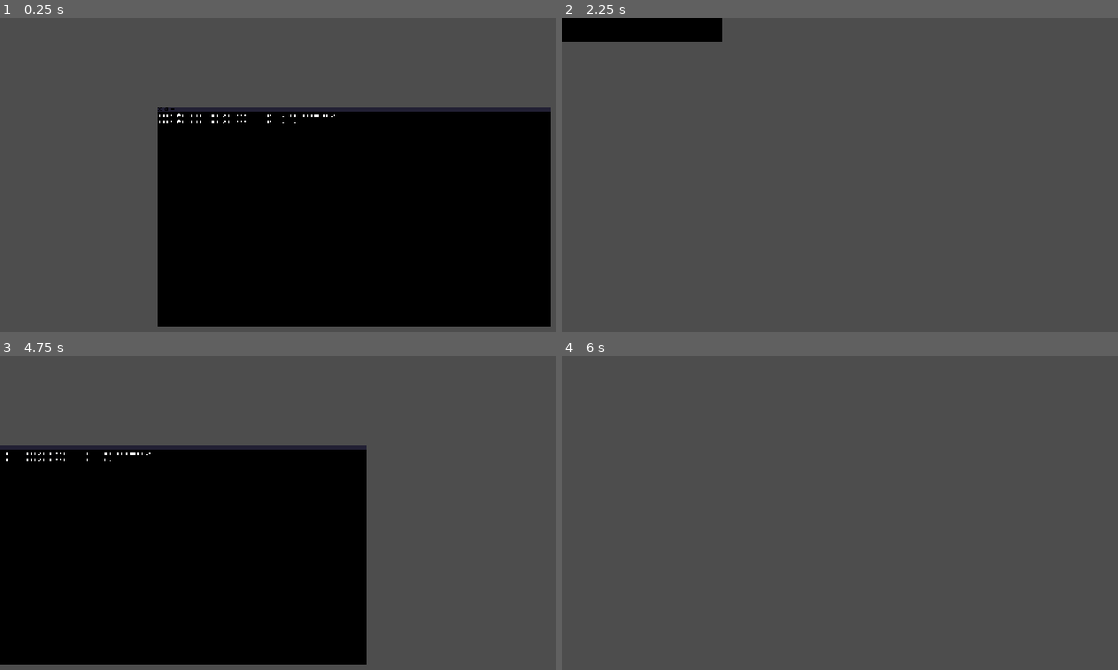
Above: before the commit, frames 1-4 (two rows, left to right).
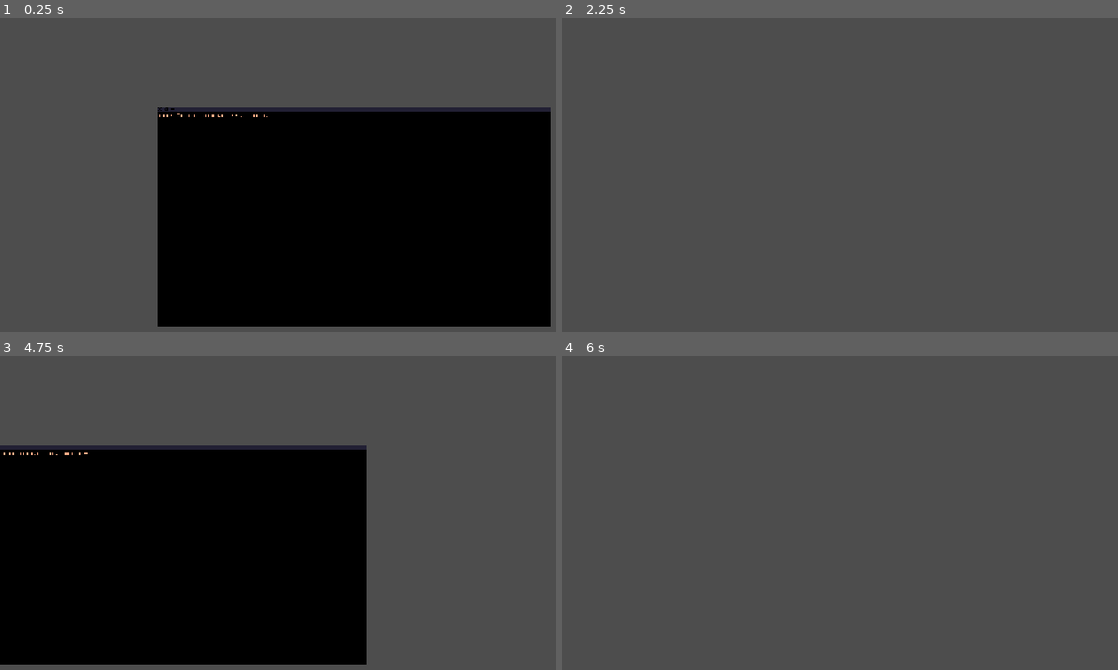
Above: after the commit, the same moments.

Repository: Ranger-Yev/project_sequence
Game: Godot game, scene res://hacking_terminal.tscn
Same seed, same stepped clock (60 frames per second), same inputs: the game is played once before the commit and once after it. This scene is started directly instead of the project's main scene.
Inputs (mouse positions are in pixels of both pictures, inside the frame that each line leads up to):
- Up to frame 1 (0.25 s): no input
- Up to frame 2 (2.25 s): tap Enter (ui_accept) at 0.5, 0.77, 1.52 s; move the mouse to (1073, 196) at 0.52 s; hold Right (ui_right) 0.53-1.28 s; tap S (S) at 0.6, 1.35 s; move the mouse to (773, 237) at 1.27 s; hold Down (ui_down) 1.28-2.03 s; move the mouse to (984, 127) at 2.02 s; hold Right (ui_right) from 2.03 s (still down); tap Mouse wheel down (Scroll_Down) at 2.1 s
- Up to frame 3 (4.75 s): tap S (S) at 2.3, 3.05, 3.6, 4.35 s; move the mouse to (316, 635) at 2.77 s; release Right (ui_right) at 2.78 s; hold Up (ui_up) 2.78-3.53 s; tap Mouse wheel up (Scroll_Up) at 2.85 s; tap Enter (ui_accept) at 3.02, 3.5, 3.77, 4.52 s; move the mouse to (outside the picture) at 3.52 s; hold Left (ui_left) from 3.53 s (still down); move the mouse to (139, 494) at 4.27 s
- Up to frame 4 (6 s): move the mouse to (951, 553) at 5.02 s; release Left (ui_left) at 5.03 s; hold Down (ui_down) 5.03-5.78 s; tap Mouse wheel down (Scroll_Down) at 5.1 s; tap S (S) at 5.3 s; move the mouse to (812, 456) at 5.77 s; hold Right (ui_right) from 5.78 s (still down); tap Mouse wheel up (Scroll_Up) at 5.85 s

The runs differ from the first frame. In frame 1, 0.1% of the frame differs, in the area x 28-61%, y 30-34%; in frame 2, 2.2%, in the area x 0-29%, y 0-8%; in frame 3, 0.1%; in frame 4, nothing differs.
Error after the commit: Error calling GDScript utility function "len()": Value of type 'Callable' can't provide a length. (res://Scripts/hacking_terminal.gd:18)

Commit message:
Finally finished up my formatting for letters. It's not perfect but it's good enough. I'm glad that I'm not gonna be forcing myself to only work on this anymore.

Diff:
--- a/Scripts/hacking_terminal.gd
+++ b/Scripts/hacking_terminal.gd
@@ -1,9 +1,11 @@
 extends Node2D
+@onready var letters = $text_engine/letters
 @onready var text_engine = $text_engine
 @onready var camera = $Camera2D
 @onready var start_position = $start_of_terminal.global_position + Vector2(0,5)
 var to_do = 0
-var sts = "guest@tinkle-tboard-t415e-wifi1:~$ cd Documents/&guest@tinkle-tboard-t415e-wifi1:~$ ls"
+var sts = "guest@tinkle-tboard-t415e-wifi1:~$ "
+var color =  Color(0.978, 0.667, 0.521, 1.0)
 
 var cur_zoom = Vector2(1,1)
 
@@ -12,7 +14,9 @@
 	if to_do == 0:
 		#sts = "Test for tinkle tewxt"
 		# spawn_let(font, string to generate, size (0.0625 is 6x6, 1 is 96x96), start position)
-		text_engine.spawn_let(1, sts, 0.0625, start_position)
+		text_engine.spawn_let(1, sts, 0.0625, start_position, color)
+		for i in range(35, len(letters.get_children)):
+			pass
 		to_do += 1
 
 	if Input.is_action_just_pressed("Scroll_Up") and not cur_zoom > Vector2(5.5,5.5):
@@ -23,10 +27,10 @@
 		cur_zoom = Vector2(0.5,0.5)
 	#print(cur_zoom)
 	camera.zoom = cur_zoom
-	if Input.is_action_just_pressed("S"):
-		print("s")
-		var is_letters_vis = text_engine.get_visibility()
-		if is_letters_vis:
-			text_engine.hide_unhide(0)
-		else:
-			text_engine.hide_unhide(1)
+
+func pull_up_monitor():
+	var is_letters_vis = text_engine.get_visibility()
+	if is_letters_vis:
+		text_engine.hide_unhide(0)
+	else:
+		text_engine.hide_unhide(1)
--- a/Scripts/text_engine.gd
+++ b/Scripts/text_engine.gd
@@ -9,6 +9,37 @@
 "/","|","@","#","$","*","(",")","'", '"', "~", "\\", "<", ">", ".", ",", "[", "]", "{",
  "}", ":", ";", "_", "-", "+", "=", " "]
 
+var p_1w_1l = [39, 58, 59] # 1 width, one to left
+# |, :, ;
+var p_1w_1r = [36] # 1 width, one to right
+# !
+var p_1w_2l = [52, 53] # 1 width, two to left
+# ., ,
+var p_2w = [46] # 2 width, center
+# '
+var p_2w_1l = [44, 54] # 2 width, one to left
+# (, [
+var p_2w_1r = [45, 55] # 2 width, one to right
+# ), ]
+var p_3w_1l = [0, 9, 10, 19, 21, 23, 24, 25, 26, 38, 50, 62] # 3 width, one to left
+# a, j, k, t, v, x, y, z, 1, /, <, +
+var p_3w_1r = [8, 43, 47, 51] # 3 width, one to right
+# i, *, ", >
+var p_3w_2l = [56] # 3 width, two to left
+# {
+var p_3w_2r = [57] # 3 width, two to right
+# }
+var p_5w_1l = [40, 41, 42] # 5 width, one to left
+# @, #, $
+var p_5w_1r = [12, 22] # 5 width, one to right
+# m, w n
+
+var alphabet_p_special_chars = [[p_1w_1l, p_1w_1r, p_1w_2l], [p_2w, p_2w_1l, p_2w_1r], [p_3w_1l, p_3w_1r, p_3w_2l, p_3w_2r], [p_5w_1l, p_5w_1r]]
+# legend -> 0 >>> 1 width, 1 >>> 2 width, 2 >>> 3 width, 3 >>> 5 width
+# 0 - 0[0] >>> 1 left, 0[1] >>> 1 right, 0[2] >>> 2 left
+# 1 - 1[0] >>> center, 1[1] >>> 1 left, 1[2] >>> 1 right
+# 2 - 2[0] >>> 1 left, 2[1] >>> 1 right, 2[2] >>> 2 left, 2[3] >>> 2 right
+# 3 - 3[0] >>> 1 left, 3[1] >>> 1 right
 var letters_hidden = false
 
 # var dimensions = Vector2(96, 96) # character dimensions
@@ -43,10 +74,43 @@
 func get_visibility() -> bool:
 	return letters_hidden
 
-func spawn_let(font: int, str_to_convert: String, size: float, start_pos: Vector2) -> void: # font = index of font, let = index - 1
+func is_special_character(int_char: int) -> Array:
+	# legend -> 0 >>> 1 width, 1 >>> 2 width, 2 >>> 3 width, 4 >>> 5 width, 5 >>> 6 width
+	# 0 - 0[0] >>> 1 left, 0[1] >>> 1 right, 0[2] >>> 2 left
+	# 1 - 1[0] >>> center, 1[1] >>> 1 left, 1[2] >>> 1 right
+	# 2 - 2[0] >>> 1 left, 2[1] >>> 1 right, 2[2] >>> 2 left, 2[3] >>> 2 right
+	# 3 - 3[0] >>> 1 left, 3[1] >>> 1 right
+	if int_char in alphabet_p_special_chars[0][0]:
+		return [0, 0]
+	elif int_char in alphabet_p_special_chars[0][1]:
+		return [0, 1] # right
+	elif int_char in alphabet_p_special_chars[0][2]:
+		return [0, 2]
+	elif int_char in alphabet_p_special_chars[1][0]:
+		return [1, 0]
+	elif int_char in alphabet_p_special_chars[1][1]:
+		return [1, 1]
+	elif int_char in alphabet_p_special_chars[1][2]:
+		return [1, 2] # right
+	elif int_char in alphabet_p_special_chars[2][0]:
+		return [2, 0]
+	elif int_char in alphabet_p_special_chars[2][1]:
+		return [2, 1] # right
+	elif int_char in alphabet_p_special_chars[2][2]:
+		return [2, 2]
+	elif int_char in alphabet_p_special_chars[2][3]:
+		return [2, 3] # right
+	elif int_char in alphabet_p_special_chars[3][0]:
+		return [3, 0]
+	elif int_char in alphabet_p_special_chars[3][1]:
+		return [3, 1] # right
+
+	return [-1]
+
+func spawn_let(font: int, str_to_convert: String, size: float, start_pos: Vector2, color: Color) -> void: # font = index of font, let = index - 1
 	var pos = start_pos
 	var arr = []
-	for i in str_to_convert:
+	for i in str_to_convert: # lowercase everything
 		arr.append(i.to_lower())
 	var font_name = ""
 	if font == 0:
@@ -57,12 +121,50 @@
 		arr = prog_index_finder(arr)
 	#print(arr)
 	for i in range(0, len(arr)):
-		if arr[i] == 412:
+		if arr[i] == 412: # if element at index i is 412, then treat it as a line break / new line.
 			pos = start_pos + Vector2(0, 10)
+			pos.x -= 16 * size
 		elif font == 1 and alphabet_p[arr[i] % 64] == " " or font == 0 and alphabet_t[arr[i] % 31] == " ":
+			# if element of the alphabet at index i % length of alphabet is space (" ") then treat is a space
 			pos.x += 64 * size
 		else:
-			pos.x += 96 * size
+			pos.x += 96 * size # standard position mod
+			if font == 1 and (is_special_character(arr[i - 1]) != [-1] or is_special_character(arr[i]) != [-1]): # special character
+				var special_instruction = is_special_character(arr[i - 1])
+				match special_instruction:
+					# legend -> 0 >>> 1 width, 1 >>> 2 width, 2 >>> 3 width, 3 >>> 5 width
+					# -1 - NO MODIFICATION
+					# 0 - 0[0] >>> 1 left, 0[1] >>> 1 right, 0[2] >>> 2 left
+					# 1 - 1[0] >>> center, 1[1] >>> 1 left, 1[2] >>> 1 right
+					# 2 - 2[0] >>> 1 left, 2[1] >>> 1 right, 2[2] >>> 2 left, 2[3] >>> 2 right
+					# 3 - 3[0] >>> 1 left, 3[1] >>> 1 right
+					[0, 0]: # 1 width, 1 left
+						pos.x -= (16 * 3) * size
+					[0, 2]: # 1 width, 2 left
+						pos.x -= (16 * 4) * size
+					[1, 0]: # 2 width, center
+						pos.x = pos.x
+					[1, 1]: # 2 width, 1 left
+						pos.x -= 16 * size
+					[2, 0]: # 3 width, 1 left
+						pos.x -= (16 * 1) * size
+					[2, 2]: # 3 width, 2 left
+						pos.x -= (16 * 3) * size
+					[3, 0]: # 5 width, 1 left
+						pos.x -= 16 * size
+
+				special_instruction = is_special_character(arr[i])
+				match special_instruction:
+					[0, 1]: # 1 width, 1 right
+						pos.x -= (16 * 3) * size
+					[1, 2]: # 2 width, 1 right
+						pos.x -= 16 * size
+					[2, 1]: # 3 width, 1 right
+						pos.x -= 16 * size
+					[2, 3]: # 3 width, 2 right
+						pos.x -= (16 * 2) * size
+					[3, 1]: # 5 width, 1 right
+						pos.x -= 16 * size
 			var let = arr[i]
 			var new_letter = letter.instantiate() as AnimatedSprite2D
 			new_letter.global_position = pos
@@ -82,3 +184,4 @@
 			new_letter.frame = let
 			var new_scale = size * Vector2(1,1)
 			new_letter.scale = new_scale
+			new_letter.modulate = color
